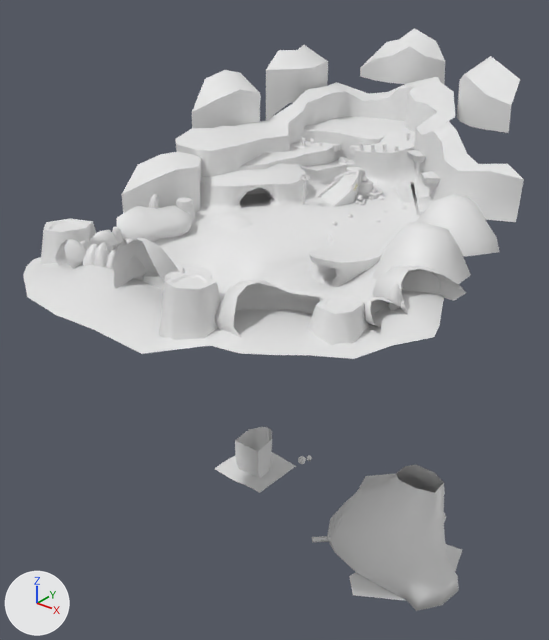
One commit to the FBX model Assets/Models/Levels/TidalPool/TidalPool.fbx: the scene before it, then after it.
Camera for both pictures: a 50 mm camera at (213.0, -275.0, 125.0) aimed at (-21.0, 17.0, -57.0). Every picture has the same lights, and +X, +Y and +Z are marked at lower left. Where no turn or scale is listed for an object, it has been applied to the vertices. Vertices at the same position are counted once.

Before the edit, the objects in view are built like this:
```python
ob_flowingwater = bpy.data.objects.new('FlowingWater', me_plane_009)
ob_flowingwater.location = (0.0, 0.0, 0.0)
ob_ground = bpy.data.objects.new('Ground', me_plane_001)
ob_ground.location = (0.0, 0.0, 0.0)
```
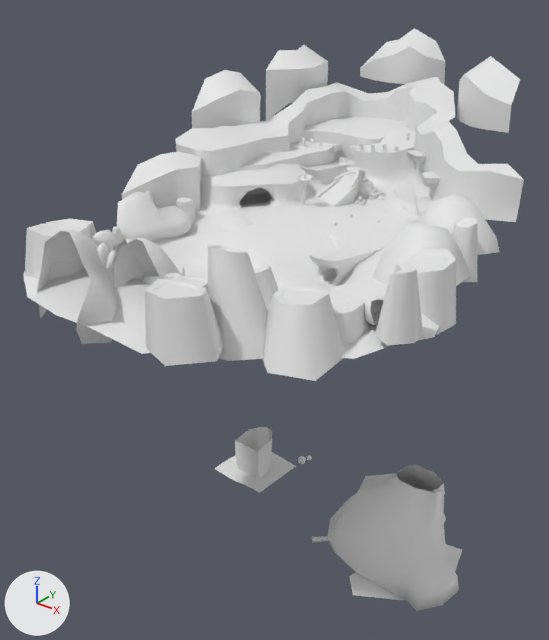
What changed in the scene script:
```text
Change me_plane_001:
    used by ob_ground; location = (0.0, 0.0, 0.0)
    remove me_plane_001.from_pydata(...)  # 2982 vertices, 2931 faces; spans x -109.0..109.0, y -121.0..211.0, z -166.0..78.0
    add me_plane_001.from_pydata(...)  # 3143 vertices, 3083 faces; spans x -109.0..109.0, y -127.0..211.0, z -166.0..78.0
    me_plane_001 part 1: the loose piece of 36 vertices spanning x 34.0..73.0, y -94.0..-62.0, z -2.0..16.0 is multiplied about its middle by the matrix ((0.619, 0.997, 0.0), (-0.997, 0.619, 0.0), (0.0, 0.0, 2.062)), then moved by (-74.0, -30.0, 0.0)
    me_plane_001 part 2: the loose piece of 16 vertices spanning x -70.0..-62.0, y -28.0..-21.0, z 3.0..16.0 is scaled about its middle by (1.6, 1.72, 1.56), then moved by (-5.0, -2.0, -2.0)
    me_plane_001 part 3: the loose piece of 24 vertices spanning x 11.0..21.0, y -97.0..-84.0, z -4.0..14.0 is copied, and the copy is multiplied about its middle by the matrix ((-0.624, -0.761, -0.152), (0.776, -0.618, -0.09), (-0.025, -0.175, 0.98)), then moved by (27.0, 22.0, 2.0); it spans x 38.0..50.0, y -73.0..-62.0, z -3.0..17.0
    me_plane_001 part 4: the loose piece of 25 vertices spanning x 70.0..102.0, y -48.0..-14.0, z 0.0..14.0 is rebuilt with 24 vertices and now spans x 76.0..103.0, y -44.0..-13.0, z -4.0..21.0
    me_plane_001 part 5: a new loose piece of 24 vertices spanning x 41.0..66.0, y -106.0..-86.0, z -4.0..34.0
    me_plane_001 part 6: a new loose piece of 24 vertices spanning x -64.0..-34.0, y -106.0..-80.0, z -2.0..20.0
    me_plane_001 part 7: a new loose piece of 24 vertices spanning x 56.0..88.0, y -104.0..-68.0, z -2.0..20.0
    me_plane_001 part 8: a new loose piece of 24 vertices spanning x 90.0..105.0, y -70.0..-52.0, z 3.0..28.0
    me_plane_001 part 9: a new loose piece of 24 vertices spanning x 28.0..60.0, y -127.0..-98.0, z 2.0..25.0
    me_plane_001 part 10: a new loose piece of 24 vertices spanning x 74.0..93.0, y 9.0..24.0, z -3.0..22.0
    me_plane_001 part 11: the loose piece of 20 vertices spanning x -56.0..-39.0, y -97.0..-82.0, z 1.0..13.0 is deleted
    me_plane_001 part 12: 53 vertices moved from x -18.0..50.0, y -24.0..109.0, z -10.0..21.0 to x -19.0..46.0, y -22.0..109.0, z -10.0..21.0; 38 vertices removed from x -18.0..50.0, y -12.0..82.0, z 1.0..22.0; 35 vertices added at x -19.0..43.0, y -12.0..82.0, z 1.0..21.0
    me_plane_001 part 13: 9 vertices moved from x 15.0..38.0, y -99.0..-87.0, z 14.0..17.0 to x 14.0..38.0, y -98.0..-87.0, z 14.0..18.0; 11 vertices removed from x 15.0..36.0, y -103.0..-88.0, z 14.0..17.0; 11 vertices added at x 14.0..36.0, y -103.0..-88.0, z 13.0..18.0
    me_plane_001 part 14: 13 vertices moved from x -73.0..-52.0, y -52.0..-15.0, z -1.0..13.0 to x -73.0..-53.0, y -50.0..-16.0, z -1.0..20.0; 12 vertices added at x -35.0..-29.0, y -87.0..-78.0, z -2.0..8.0
    remove me_plane_001.materials.append(mat_sandvert)  # white #e7e7e7
    remove me_plane_001.materials.append(mat_rockvert)  # white #e7e7e7
    remove me_plane_001.materials.append(mat_transparent)  # white #e7e7e7
    remove me_plane_001.materials.append(mat_crackedvertcolor)  # white #e7e7e7
```

Pixel boxes [x1, y1, x2, y2] of what changed, in the pictures (549 x 640 px; the box of a moved part takes in the faces that stretch with it):
part 1 of me_plane_001, moved or reshaped
    before: [214, 280, 324, 338]
    after: [37, 229, 118, 344]
part 2 of me_plane_001, moved or reshaped
    before: [149, 194, 159, 208]
    after: [145, 190, 153, 201]
part 3 of me_plane_001, added
    after: [254, 265, 279, 309]
part 4 of me_plane_001, rebuilt
    before: [373, 266, 466, 315]
    after: [395, 249, 456, 335]
part 5 of me_plane_001, added
    after: [208, 245, 268, 361]
part 6 of me_plane_001, added
    after: [25, 224, 85, 281]
part 7 of me_plane_001, added
    after: [262, 285, 344, 381]
part 8 of me_plane_001, added
    after: [375, 269, 423, 345]
part 9 of me_plane_001, added
    after: [145, 279, 224, 366]
part 10 of me_plane_001, added
    after: [452, 218, 477, 283]
part 11 of me_plane_001, deleted
    before: [55, 239, 87, 269]
part 12 of me_plane_001, moved or reshaped
    before: [258, 167, 413, 291]
    after: [270, 167, 409, 291]
part 13 of me_plane_001, moved or reshaped
    before: [158, 271, 221, 340]
    after: [164, 273, 208, 292]
part 14 of me_plane_001, moved or reshaped
    before: [117, 206, 162, 231]
    after: [117, 191, 162, 231]
